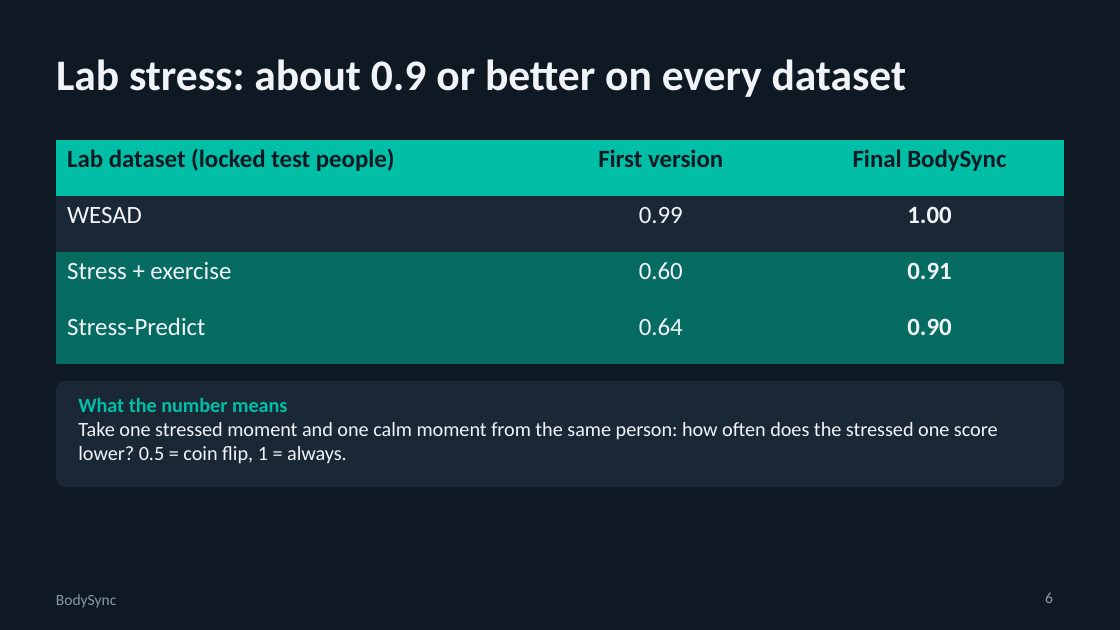
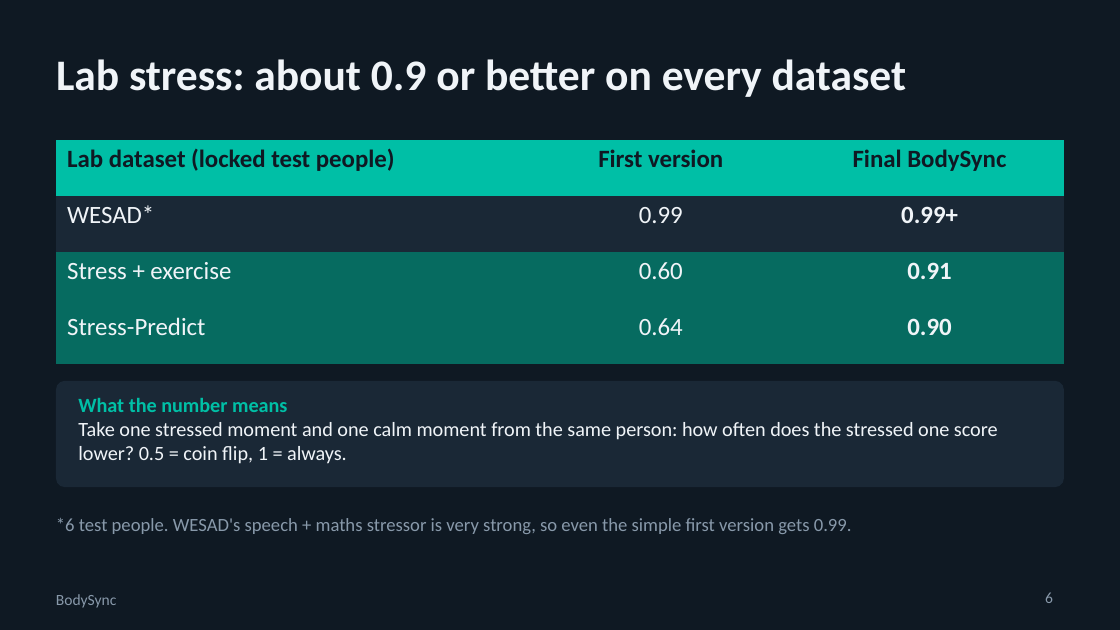
Before and after one commit to swaylakh/bodysync, a slide deck: slide 6 of docs/slides/BodySync_Final.pptx. Drawn at 1120x630 pixels with LibreOffice and Linux fonts; fonts in the diff are those of the drawing. Boxes give left, top, right and bottom in pixels: in the first picture for what was removed or moved away, otherwise in the second. Text is boxed around its words. In the diff, an @@ line names an element or a change of style, - is before the commit and + after.

```diff
--- a/docs/slides/BodySync_Final.pptx
+++ b/docs/slides/BodySync_Final.pptx
@@ table at [56, 140, 1064, 339] @@
-row 2, column 1: WESAD
+row 2, column 1: WESAD*
-row 2, column 3: 1.00
+row 2, column 3: 0.99+
@@ text added at [56, 518, 852, 534], 12 pt, text #8899AA @@
+*6 test people. WESAD's speech + maths stressor is very strong, so even the simple first version gets 0.99.
```
Also in this commit, not shown: 1 other slide changed, 6 other files.
